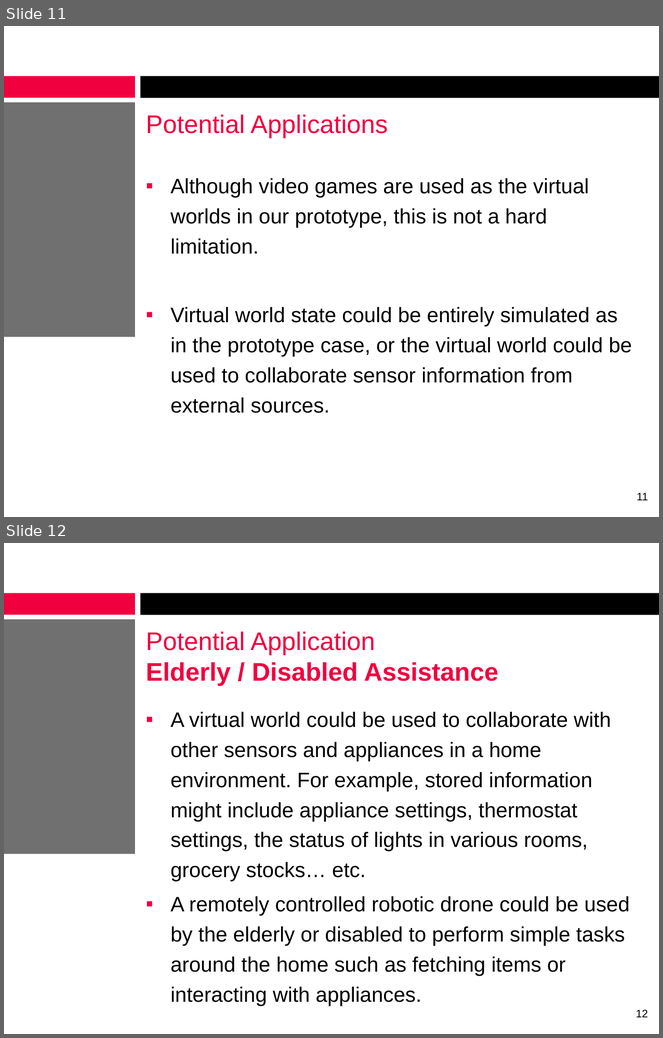
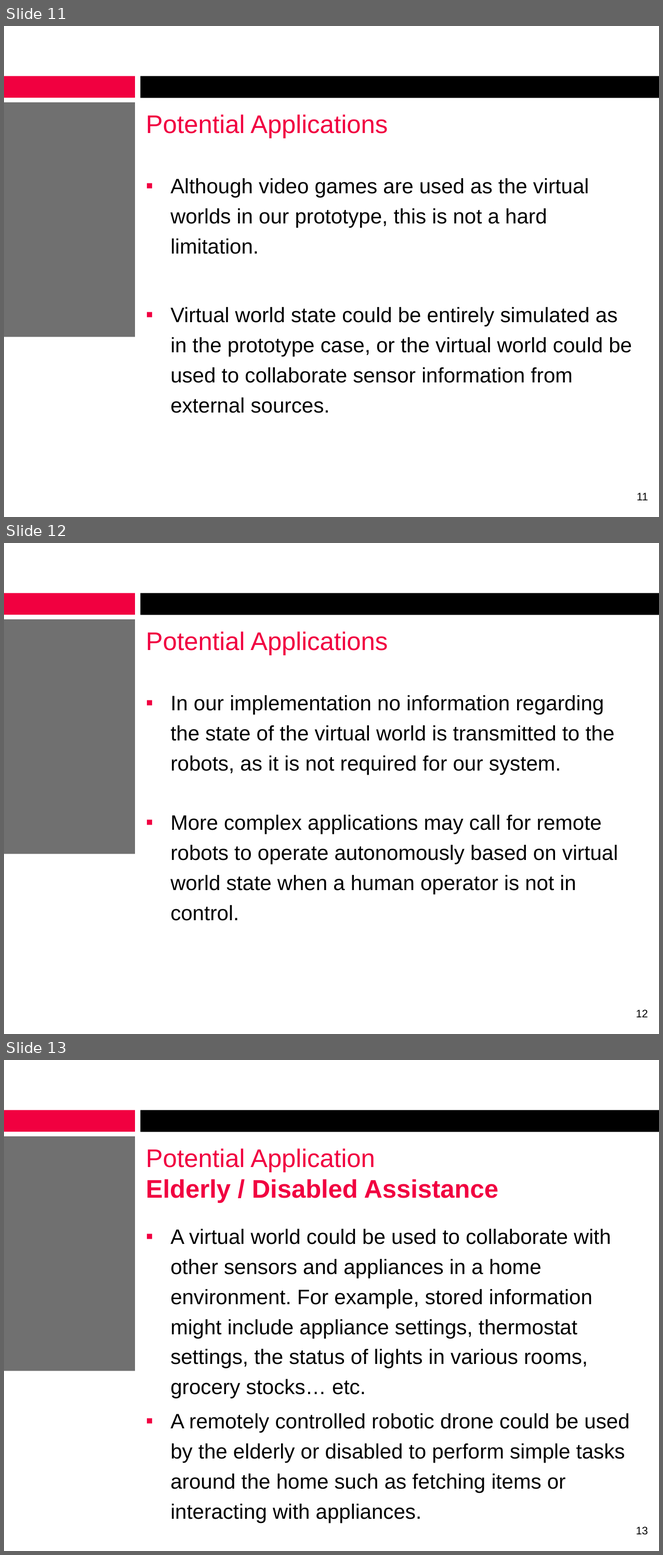
Before and after one commit to alexcraig/RoboWars, a slide deck: docs/presentation_slides/RoboWarsPresentation_AlexCraig.pptx. Shown one above the other, each under a label of ours: slides 11 and 12 before the commit, slides 11, 12 and 13 after it. The pictures are 663x1038 and 663x1555 pixels, drawn with LibreOffice and Linux fonts; fonts in the diff are those of the drawing; background and template pictures are left out. Boxes give left, top, right and bottom in pixels: in the first picture for what was removed or moved away, otherwise in the second. Text is boxed around its words. In the diff, an @@ line names an element or a change of style, - is before the commit and + after.

```diff
--- a/docs/presentation_slides/RoboWarsPresentation_AlexCraig.pptx
+++ b/docs/presentation_slides/RoboWarsPresentation_AlexCraig.pptx
@@ slide 12 added at (4, 543, 659, 1034), background #FFFFFF; not listed: 3 template elements that a slide beside it also shows @@
@@ title added at (146, 631, 388, 655), 28 pt, text #F10040 @@
+Potential Applications
@@ text added at (170, 695, 618, 921), 23 pt, text #000000 @@
+▪ In our implementation no information regarding the state of the virtual world is transmitted to the robots, as it is not required for our system.
+▪ More complex applications may call for remote robots to operate autonomously based on virtual world state when a human operator is not in control.
@@ page number added at (636, 1010, 648, 1018), 12 pt, text #000000 @@
+12
@@ what was slide 12 is now slide 13 @@
@@ page number at (636, 1527, 648, 1535): text changed @@
-12
+13
```
Also in this commit, not shown: 7 slides changed.
